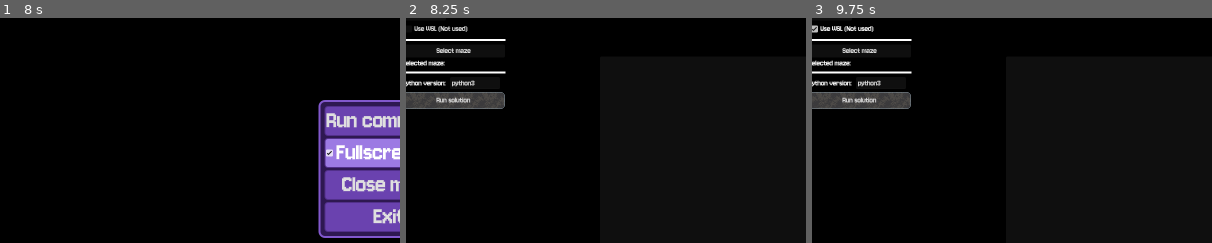
Above: before the commit, frames 1-3 (left to right).
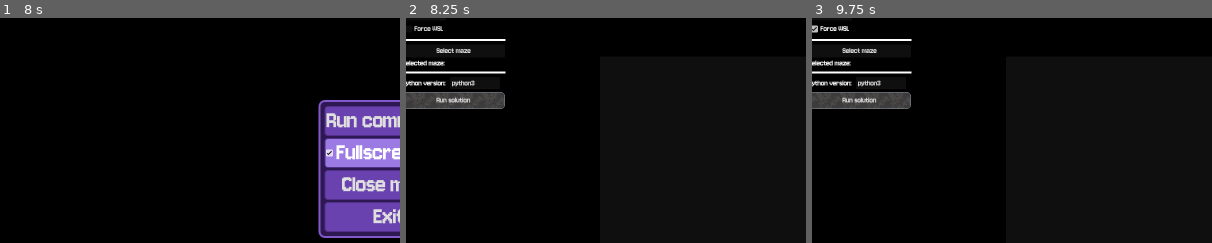
Above: after the commit, the same moments.

Repository: Rahlback/maze-visualizer
Game: Godot game, scene res://main.tscn
Same seed, same stepped clock (60 frames per second), same inputs: the game is played once before the commit and once after it.
Inputs (mouse positions are % of the whole screen's width and height, from its top left):
- Up to frame 1 (8 s): click (9, 84) at 0.5 s; click (9, 84) at 1.25 s; click (3, 84) at 2 s; click (26, 84) at 2.75 s; click (3, 84) at 3.5 s; click (26, 84) at 4.25 s; click (3, 84) at 5 s; click (9, 84) at 5.75 s; click (26, 84) at 6.5 s; click "Game menu" at 7.25 s
- Up to frame 2 (8.25 s): click "Run commands" at 8 s
- Up to frame 3 (9.75 s): click "Generate map" at 8.75 s; click (7, 19) at 9.5 s, where only the run before the commit has a clickable "Use WSL (Not used)"
The pictures show only the part of the screen within x 1-51%, y 16-66%; the shares and areas given below are measured in that part.

Frame 1 is identical in both runs. In frame 2, 0.2% of the frame differs, in the area x 2-16%, y 3-7%; in frame 3, 0.2%.

Commit message:
Fix WSL not running if the file path of a solution was in Windows

Diff:
--- a/scenes/command_handler/command_handler.tscn
+++ b/scenes/command_handler/command_handler.tscn
@@ -115,9 +115,9 @@
 size_flags_horizontal = 0
 text = "Generate map"
 
-[node name="CheckButton" type="CheckBox" parent="VBoxContainer" unique_id=1391158052]
-layout_mode = 2
-text = "Use WSL (Not used)"
+[node name="UseWslButton" type="CheckBox" parent="VBoxContainer" unique_id=1391158052]
+layout_mode = 2
+text = "Force WSL"
 
 [node name="HSeparator3" type="HSeparator" parent="VBoxContainer" unique_id=290672451]
 layout_mode = 2
@@ -198,7 +198,7 @@
 filters = PackedStringArray("*.py;text/x-python ")
 
 [node name="MazeSelectDialog" type="FileDialog" parent="." unique_id=2029457679]
-title = "Select maze directory"
+title = "Open a Directory"
 initial_position = 2
 size = Vector2i(1200, 720)
 file_mode = 2
--- a/scripts/command_handler/command_handler.gd
+++ b/scripts/command_handler/command_handler.gd
@@ -9,6 +9,7 @@
 @onready var command_run_tab_container: TabContainer = $CommandRunTabContainer
 @onready var maze_select_dialog: FileDialog = $MazeSelectDialog
 @onready var selected_maze_dir: RichTextLabel = $VBoxContainer/HBoxContainer/SelectedMazeDir
+@onready var use_wsl_button: CheckBox = $VBoxContainer/UseWslButton
 
 signal map_generated
 signal solutions_ran
@@ -123,7 +124,7 @@
 		var maze_py_file_location = get_maze_py_file_location()
 		var command_args = ["/C"]
 
-		if use_wsl:
+		if use_wsl or use_wsl_button.button_pressed:
 			command_args.append("wsl")
 
 		command_args += [python_command, maze_py_file_location, "--generate"]
@@ -147,11 +148,13 @@
 
 		if wsl_localhost in path_to_solution:
 			path_to_solution = convert_path_to_wsl_path(path_to_solution)
+		elif use_wsl:
+			path_to_solution = convert_windows_drive_path_to_wsl(path_to_solution)
 
 		if wsl_localhost in maze_path:
 			maze_path = convert_path_to_wsl_path(maze_path)
 
-		if use_wsl:
+		if use_wsl or use_wsl_button.button_pressed:
 			command_args.append("wsl")
 
 		command_args += [python_command, maze_py_file_location, "--run", maze_path]
@@ -182,12 +185,12 @@
 	print(paths)
 	var python_command := python_version_line_edit.get_text()
 
-	var tab_index := 0
 	for path in paths:
 		var new_command_output : CommandOutput = COMMAND_OUTPUT.instantiate()
+		new_command_output.set_name(path.get_file().replace(".py", ""))
 		command_run_tab_container.add_child(new_command_output)
-		command_run_tab_container.set_tab_title(tab_index, path.get_file().replace(".py", ""))
-		tab_index += 1
+		#command_run_tab_container.set_tab_title(tab_index, path.get_file().replace(".py", ""))
+		#tab_index += 1
 		var response := run_solution(python_command, path, currently_selected_maze_dir)
 		#print(response)
 		#run_solution_output.text = response
@@ -208,6 +211,8 @@
 func _on_run_solution_button_pressed() -> void:
 	if currently_selected_maze_dir == "":
 		return
+	for child in command_run_tab_container.get_children():
+			child.queue_free()
 	solution_files_select_dialog.show()
 
 
